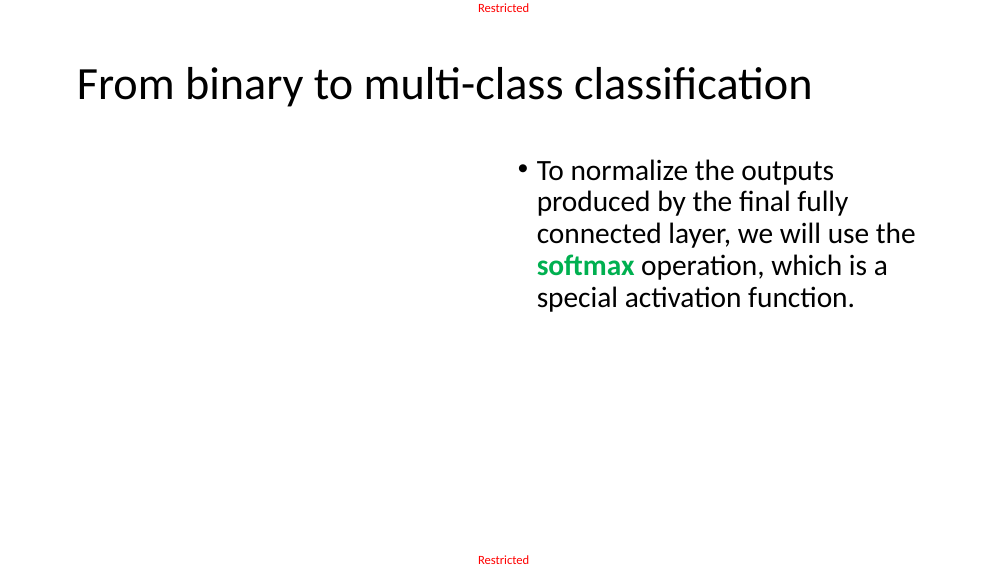
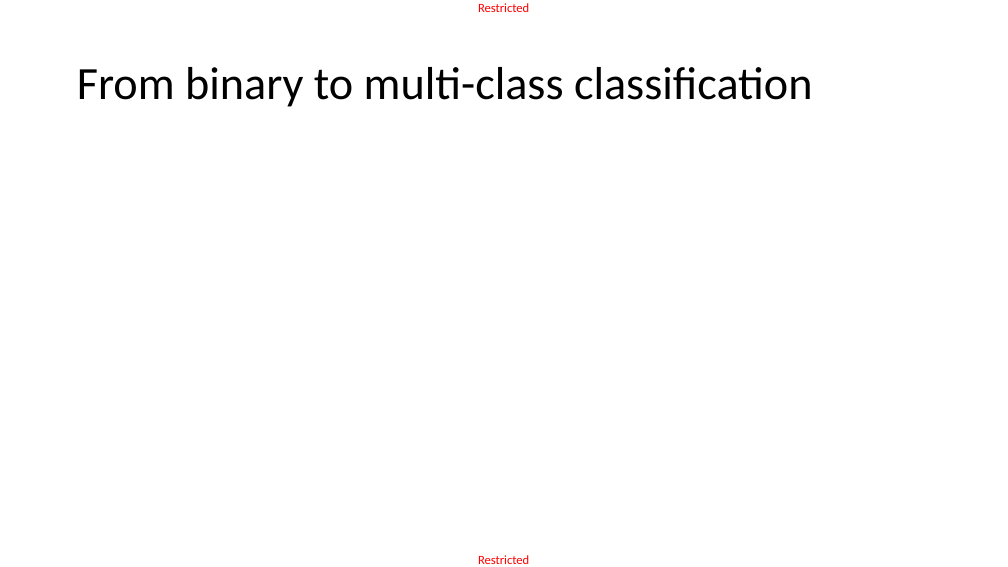
Before and after one commit to matthieudemari/SUTD_DL_50_039, a slide deck: slide 28 of W3/3. W3S3 final/W3S3.pptx (slide 27 before the commit). Drawn at 1008x567 pixels with LibreOffice and Linux fonts; fonts in the diff are those of the drawing; grey boxes stand for pictures. Boxes give left, top, right and bottom in pixels: in the first picture for what was removed or moved away, otherwise in the second. Text is boxed around its words. In the diff, an @@ line names an element or a change of style, - is before the commit and + after.

```diff
--- a/W3/3. W3S3 final/W3S3.pptx
+++ b/W3/3. W3S3 final/W3S3.pptx
@@ text removed at box(537, 159, 916, 312) @@
-• To normalize the outputs produced by the final fully connected layer, we will use the softmax operation, which is a special activation function.
```
Also in this commit, not shown: 11 other slides changed, 4 slides added, 7 other files.
